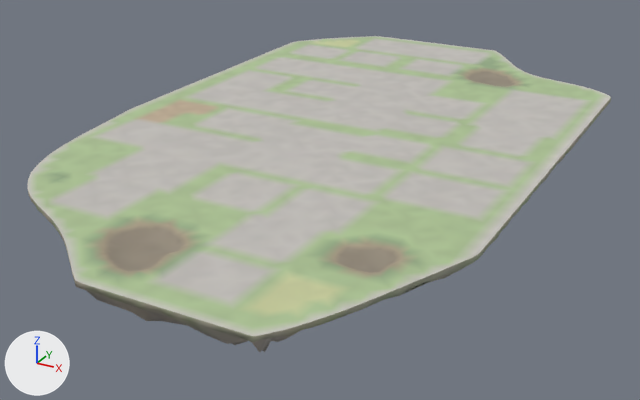
An edit to the glTF model godot_project/remake/sky/islands/SKY-020.rock.glb, drawn before and after from the same camera.
Rendered twice from a 50 mm lens placed at (147.0, -288.0, 109.0), pointed at (-8.0, -6.0, -31.0). Lighting does not change. The marker at lower left points along +X, +Y and +Z. The first picture is the older version.

Names of what the first picture shows: 'deck-col', 'rock'.
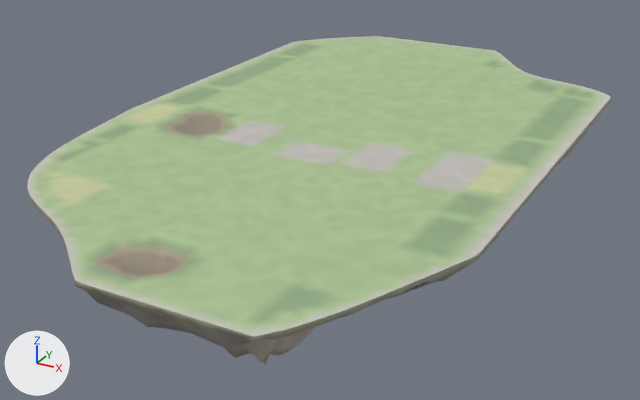
Changed parts and their boxes (x1, y1, x2, y2) in the pictures (640 x 400 px; the box of a moved part takes in the faces that stretch with it):
'rock', rescaled
    before: (28, 98, 611, 352)
    after: (28, 98, 611, 364)
part 1 of me_deck_col, moved or reshaped
    before: (91, 217, 421, 283)
    after: (83, 217, 415, 283)
part 2 of me_deck_col, built on
    before: (456, 66, 526, 88)
    after: (464, 67, 524, 88)
part 3 of me_deck_col, cut back
    before: (164, 109, 235, 136)
    after: (163, 109, 235, 137)
part 4 of me_deck_col, recoloured (light grey to greyish green)
    both: (42, 37, 594, 324)
part 5 of me_rock, moved or reshaped (mostly hidden)
    before: (37, 108, 605, 352)
    after: (37, 108, 605, 364)

The change, as a diff of the scene's bpy script:
```diff
--- a/godot_project/remake/sky/islands/SKY-020.rock.glb.py
+++ b/godot_project/remake/sky/islands/SKY-020.rock.glb.py
@@ me_deck_col @@
 # used by ob_deck_col; location = (0.0, 0.0, 0.0)
-me_deck_col.from_pydata(...)  # 2877 vertices, 5505 faces; spans x -84.0..82.0, y -144.0..136.0, z -2.0..0.0
+me_deck_col.from_pydata(...)  # 2811 vertices, 5373 faces; spans x -84.0..82.0, y -144.0..136.0, z -2.0..0.0
+# me_deck_col part 1: 17 vertices moved from x -8.0..63.0, y -133.0..-89.0, z -2.0..-1.0 to x -8.0..60.0, y -134.0..-92.0, z -2.0..0.0; 138 vertices removed from x -15.0..64.0, y -133.0..-87.0, z -2.0..0.0; 73 vertices added at x -12.0..64.0, y -134.0..-88.0, z -2.0..0.0
+# me_deck_col part 2: 9 vertices moved from x 24.0..35.0, y 84.0..93.0, z -2.0..-1.0 to x 24.0..32.0, y 84.0..92.0, z 0.0; 75 vertices removed from x 17.0..41.0, y 78.0..100.0, z -2.0..0.0; 16 vertices added at x 20.0..40.0, y 80.0..100.0, z 0.0
+# me_deck_col part 3: 9 vertices moved from x -56.0..-44.0, y -32.0..-20.0, z 0.0 to x -58.0..-44.0, y -30.0..-20.0, z -1.0; 15 vertices removed from x -56.0..-40.0, y -36.0..-16.0, z 0.0; 73 vertices added at x -59.0..-39.0, y -39.0..-14.0, z -1.0..0.0
+# me_deck_col part 4: 2521 kept faces spanning x -80.0..76.0, y -140.0..132.0, z -1.0..0.0 get new vertex colours; the middle colour goes from light grey #c2c0ba to greyish green #acc394
 me_deck_col.materials.append(mat_sky_deck)
@@ me_rock @@
 # used by ob_rock; location = (0.0, 0.0, 0.0)
-me_rock.from_pydata(...)  # 1536 vertices, 2823 faces; spans x -84.0..82.0, y -144.0..136.0, z -63.0..0.0
+me_rock.from_pydata(...)  # 1536 vertices, 2823 faces; spans x -84.0..82.0, y -144.0..136.0, z -69.0..0.0
+# me_rock part 5: the whole mesh is scaled about the mesh origin by (1, 1, 1.09)
 me_rock.materials.append(mat_sky_rock)
```
